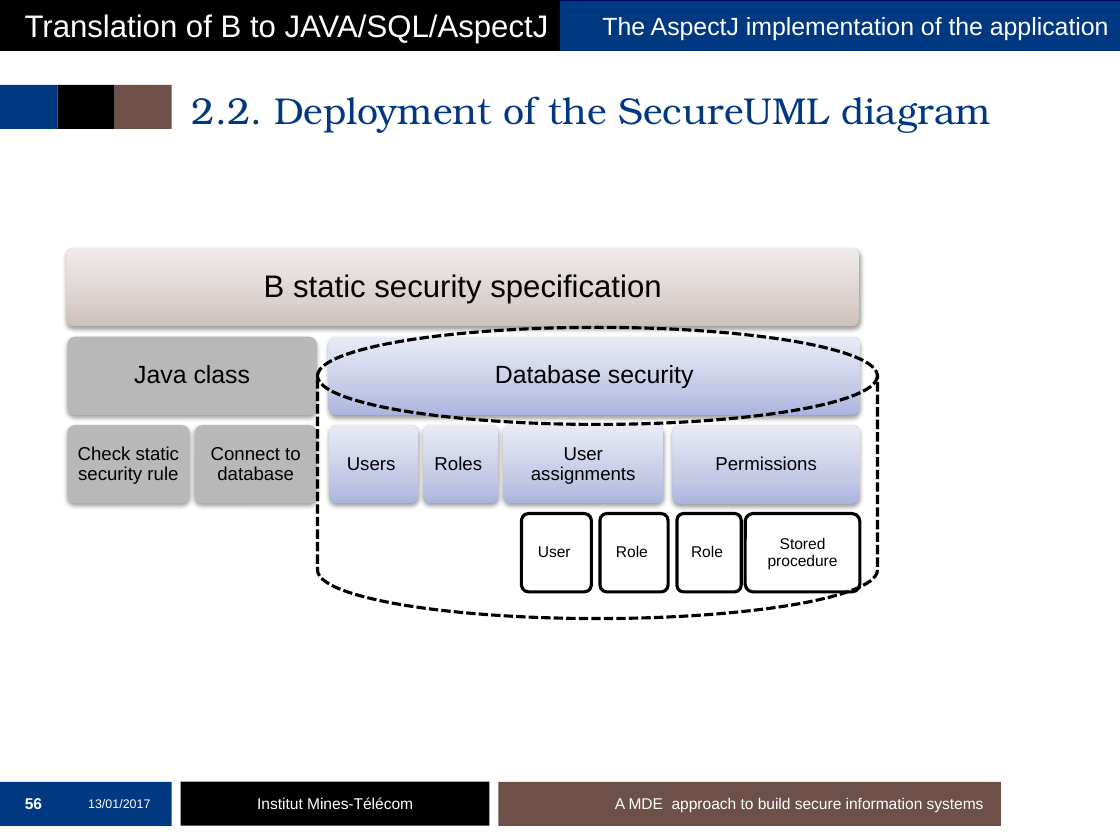
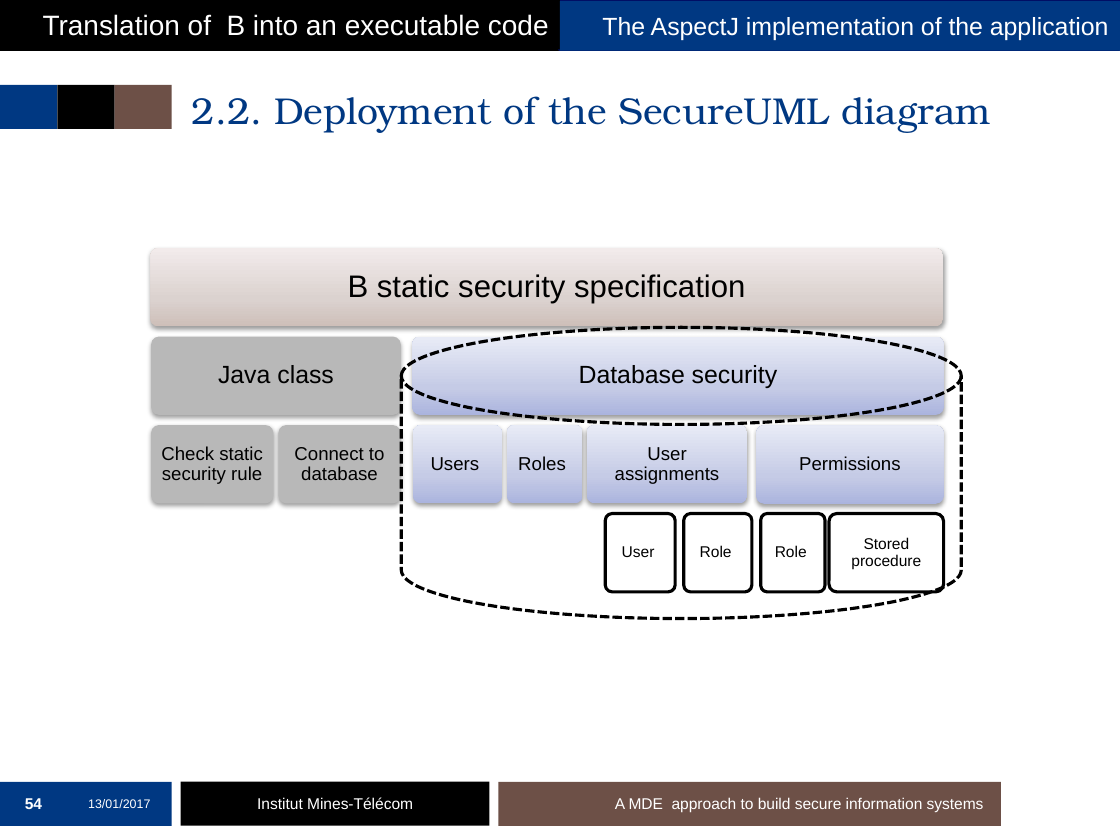
Before and after one commit to mai-ng/phdDefense, a slide deck: slide 54 of slides/presentation-defense.pptx (slide 56 before the commit). Drawn at 1120x840 pixels with LibreOffice and Linux fonts; fonts in the diff are those of the drawing; background and template pictures are left out. Boxes give left, top, right and bottom in pixels: in the first picture for what was removed or moved away, otherwise in the second. Text is boxed around its words. In the diff, an @@ line names an element or a change of style, - is before the commit and + after.

Commit message:
update the slides

```diff
--- a/slides/presentation-defense.pptx
+++ b/slides/presentation-defense.pptx
@@ text in rectangle at [43,14,549,36]: text changed; size 20 to 18 pt @@
-Translation of B to JAVA/SQL/AspectJ
+Translation of B into an executable code
@@ rounded rectangle: place and size @@
-rounded rectangle at [195,426,317,504]
+rounded rectangle at [151,426,273,504]
@@ rounded rectangle: place and size @@
-rounded rectangle at [67,426,189,504]
+rounded rectangle at [279,426,401,504]
@@ rounded rectangle: place and size @@
-rounded rectangle at [423,426,498,504]
+rounded rectangle at [413,426,502,504]
@@ rounded rectangle: place and size @@
-rounded rectangle at [329,426,418,504]
+rounded rectangle at [507,426,582,504]
@@ 11 texts, 5 rounded rectangles, 1 cylinder: place and size @@
-11 texts, 5 rounded rectangles, 1 cylinder at [66,249,877,618]
+11 texts, 5 rounded rectangles, 1 cylinder at [150,249,961,618]
@@ rounded rectangle removed at [522,514,591,592] @@
@@ rounded rectangle: place and size @@
-rounded rectangle at [600,514,669,592]
+rounded rectangle at [605,514,674,592]
@@ text "Role": place and size @@
-text "Role" at [691,545,723,557]
+text "Role" at [700,545,732,557]
@@ rounded rectangle: place and size @@
-rounded rectangle at [676,514,740,592]
+rounded rectangle at [683,514,752,592]
@@ text "Role": place and size @@
-text "Role" at [616,545,648,557]
+text "Role" at [775,545,807,557]
@@ rounded rectangle: place and size @@
-rounded rectangle at [745,514,859,592]
+rounded rectangle at [760,514,824,592]
@@ rounded rectangle added at [829,514,943,592], fill #FFFFFF, outline #000000 2 pt @@
@@ page number at [25,798,42,809]: text changed @@
-56
+54
```
Also in this commit, not shown: 48 other slides changed, 3 slides removed.
